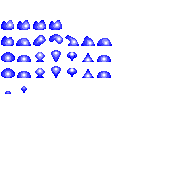
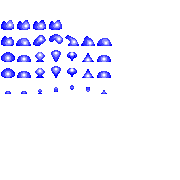
Two versions of the same layered image (180×180). Layer-by-layer changes:
added layer "Blob Projectile 6" above "Blob Projectile 5" over box(101, 90, 107, 94)
added layer "Blob Projectile 5" above "Blob Projectile 4" over box(86, 87, 90, 92)
added layer "Blob Projectile 4" above "Blob Projectile 3" over box(70, 85, 74, 90)
added layer "Blob Projectile 3" above "Blob Projectile 2" over box(54, 87, 58, 92)
added layer "Blob Projectile 2" above "Blob Projectile" over box(38, 89, 42, 94)
painted on "Blob Projectile" over box(21, 86, 27, 94)
